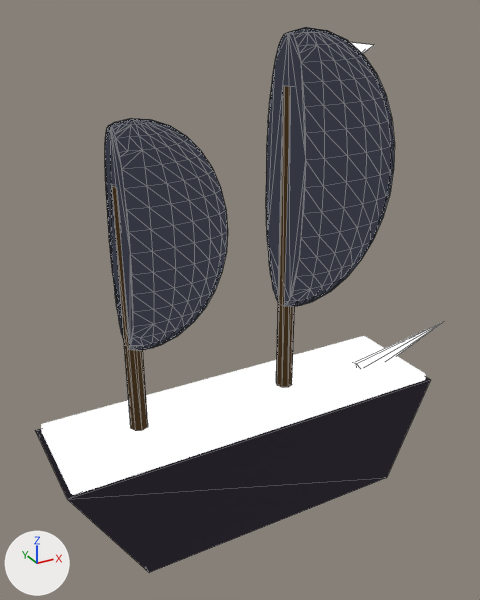
One commit to the glTF model assets/models3d/sat_st_ship.glb: the scene before it, then after it.
Camera for both pictures: a 50 mm lens placed at (-0.747, -1.327, 0.922), pointed at (0.002, 0.034, 0.241). Every picture has the same lights, and +X, +Y and +Z are marked at lower left. The older version comes first. Mesh edges are drawn as thin lines on the coarser meshes. Where no turn or scale is listed for an object, it has been applied to the vertices.

Objects in the first picture: 'bowsprit', 'gunwale', 'hull_ol', 'mast-0.3', 'mast0.12', 'sail-0.3_ol', 'sail0.12_ol' and 1 more.
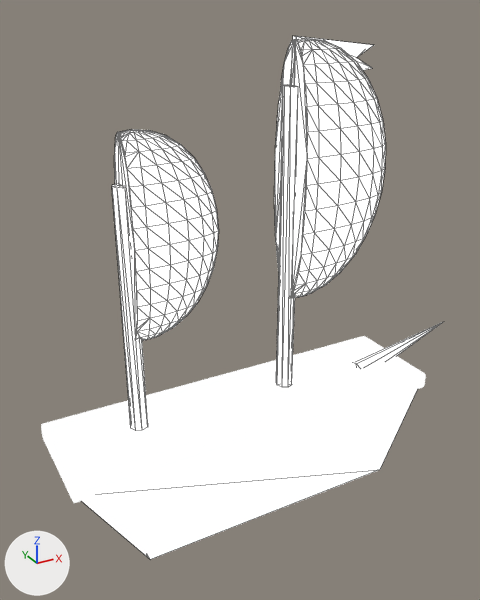
What the commit changed:
In material 's_shipink' (mat_s_shipink), emission_color is no longer (0.0423, 0.0232, 0.00913), brown #3a2a18.
Object 'hull_ol' (ob_hull_ol) is deleted.
Object 'sail0.12_ol' (ob_sail0_12_ol) is deleted.
Object 'sail-0.3_ol' (ob_sail_0_3_ol) is deleted.

Changed parts and their boxes [x1, y1, x2, y2] in the pictures (480 x 600 px):
'hull_ol', deleted (black): before [35, 377, 430, 573]
'sail0.12_ol', deleted: before [266, 27, 395, 307]
'sail-0.3_ol', deleted: before [105, 118, 228, 351]
'mast0.12', recoloured: [276, 86, 295, 387] in both
'mast-0.3', recoloured: [112, 185, 148, 431] in both
'hull', unchanged, uncovered by the edit: after [82, 390, 417, 560]
'sail0.12', unchanged, uncovered by the edit: after [274, 40, 386, 298]
'sail-0.3', unchanged, uncovered by the edit: after [114, 129, 219, 341]
